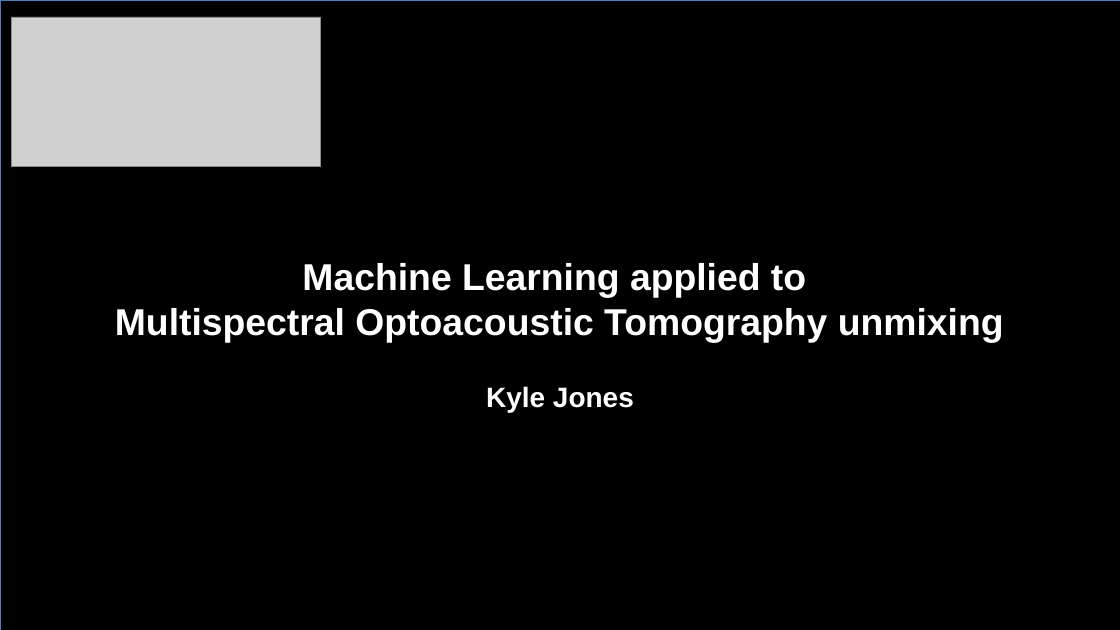
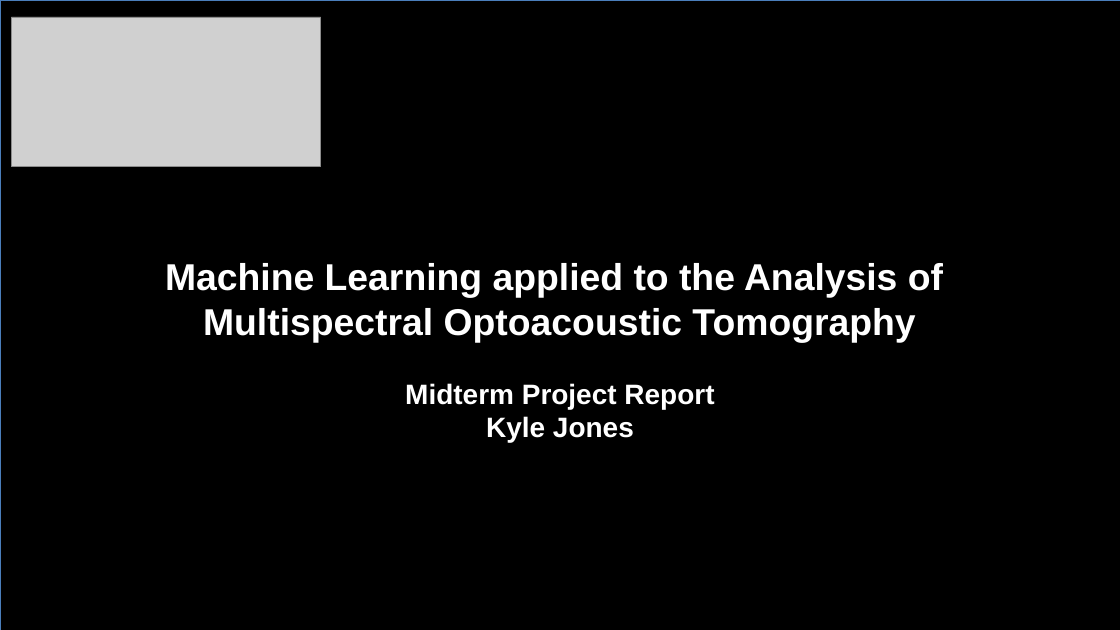
Before and after one commit to kylemjonesislanders/md-anderson, a slide deck: slide 1 of spectral-unmixing/ppt_presentations/midterm_project_report.pptx. Drawn at 1120x630 pixels with LibreOffice and Linux fonts; fonts in the diff are those of the drawing; grey boxes stand for pictures. Boxes give left, top, right and bottom in pixels: in the first picture for what was removed or moved away, otherwise in the second. Text is boxed around its words. In the diff, an @@ line names an element or a change of style, - is before the commit and + after.

```diff
--- a/spectral-unmixing/ppt_presentations/midterm_project_report.pptx
+++ b/spectral-unmixing/ppt_presentations/midterm_project_report.pptx
@@ text at box(165, 263, 943, 409): text changed @@
-Machine Learning applied to
-Multispectral Optoacoustic Tomography unmixing
+Machine Learning applied to the Analysis of
+Multispectral Optoacoustic Tomography
+Midterm Project Report
```
Also in this commit, not shown: 8 other slides changed.
